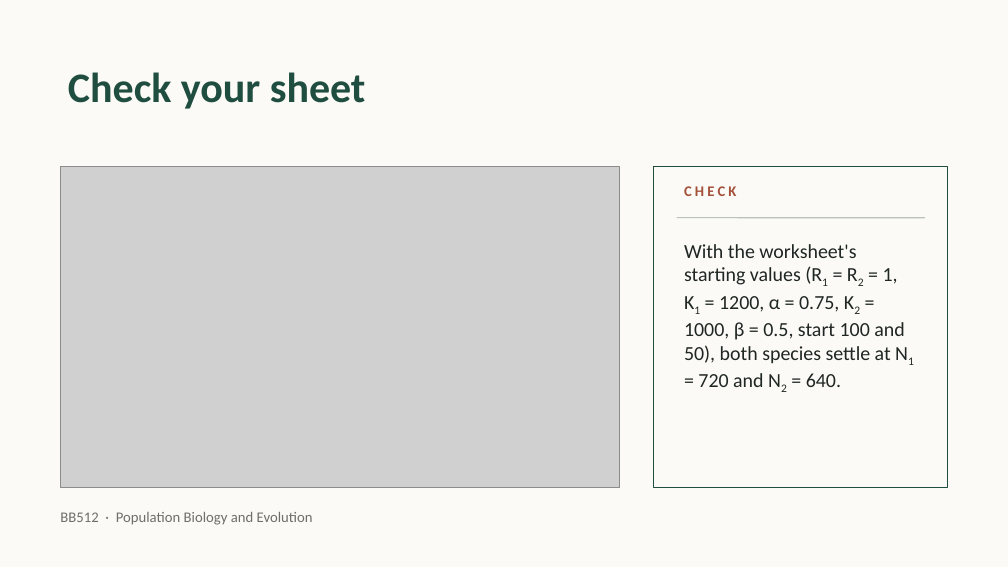
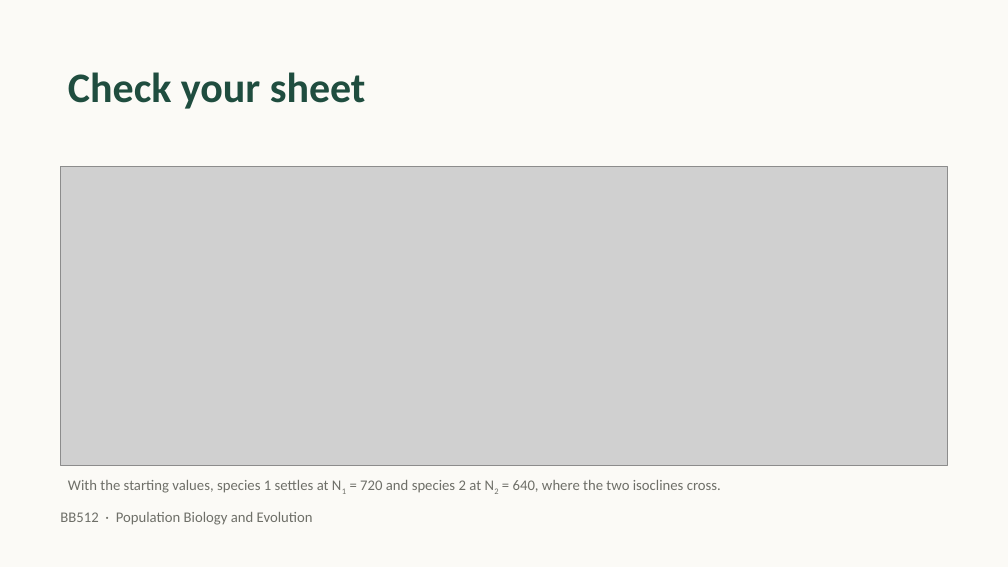
Before and after one commit to jonesor/BB512_Book, a slide deck: slide 4 of lecture_figures/lv_competition/BB512 - Lotka Volterra Competition Practical v2.pptx. Drawn at 1008x567 pixels with LibreOffice and Linux fonts; fonts in the diff are those of the drawing; grey boxes stand for pictures. Boxes give left, top, right and bottom in pixels: in the first picture for what was removed or moved away, otherwise in the second. Text is boxed around its words. In the diff, an @@ line names an element or a change of style, - is before the commit and + after.

```diff
--- a/lecture_figures/lv_competition/BB512 - Lotka Volterra Competition Practical v2.pptx
+++ b/lecture_figures/lv_competition/BB512 - Lotka Volterra Competition Practical v2.pptx
@@ picture resized from (x1=60, y1=166, x2=620, y2=488) to (x1=60, y1=166, x2=948, y2=465) @@
@@ rectangle removed at (x1=654, y1=166, x2=948, y2=488) @@
@@ text removed at (x1=684, y1=186, x2=736, y2=196) @@
-CHECK
@@ line removed from (677, 218) to (925, 218) @@
@@ text removed at (x1=684, y1=244, x2=904, y2=387) @@
-With the worksheet's starting values (R1 = R2 = 1, K1 = 1200, α = 0.75, K2 = 1000, β = 0.5, start 100 and 50), both species settle at N1 = 720 and N2 = 640.
@@ text added at (x1=68, y1=480, x2=721, y2=493), 14 pt, text #6E6F68 @@
+With the starting values, species 1 settles at N1 = 720 and species 2 at N2 = 640, where the two isoclines cross.
```
Also in this commit, not shown: 3 other files.
